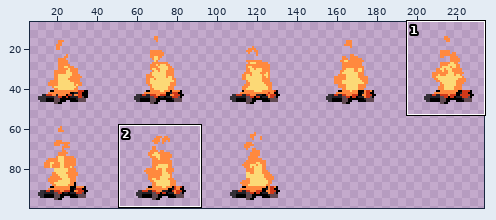
File history of a sprite sheet, Game/textures/map_props/bonfire/bonfire.png. The picture above shows the old version from afar; the outline marks the close-up.
Close-up. Earlier state:
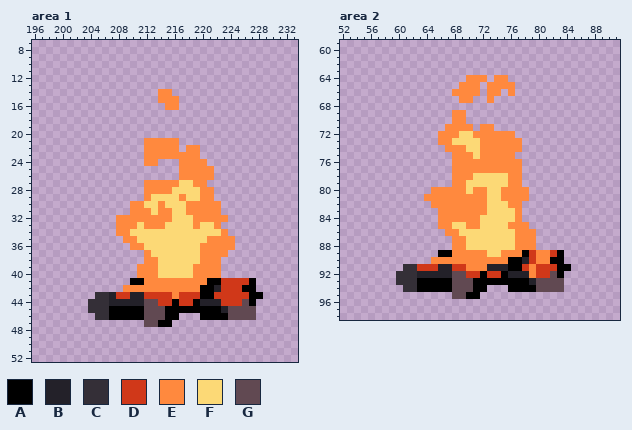
The file is 256x128 pixels. Shown: area 1: x 196..233, y 7..52; area 2: x 52..91, y 59..98. The wide view leaves out empty margins.
Palette (. is transparent): A #000000  B #232129  C #342f37  D #d03819  E #ff893e  F #fcd976  G #614952
Pixels before, area 1, first column x 204:
14 ..........EE.............
15 ..........EEE............
16 ...........EE............
17 .........................
18 .........................
19 .........................
20 .........................
21 ........EEEEE............
22 ........EEEEE.EE.........
23 ........EEEEEEEE.........
24 ........EE...EEEE........
25 .............EEEEE.......
26 .............EEEEE.......
27 ........EEEEEFFEE........
28 ........EEEEFFFFEE.......
29 ........EFFFFEFFEE.......
30 ......EEFFEFFFEEEEE......
31 ......EEEFEEFFEEEEE......
32 ....EEEEEEEEFFFEEEEE.....
33 ....EEEFEEEFFFFEFFE......
34 ....EEFFFFFFFFFFFFFE.....
35 .....EEFFFFFFFFFFEEEE....
36 ......EEFFFFFFFFEEEEE....
37 ........EFFFFFFFEEEE.....
38 ........EEFFFFFFEEE......
39 .......EEEFFFFFEEEE......
40 .......EEEFFFFFEEEE......
41 ......AAEEEEEEEEEAADDDDA.
42 .....EEEEEEEEEEEAABDDDAA.
43 .CCBDDBBDDDDEDDDAADDDDDAA
44 CCCBBBBBGGDDADDABBBDDDGA.
45 CCCAAAAAGGGAAAAAAAABGGGG.
46 .CCAAAAAGGGAA...AAAAGGGG.
47 ........GGAA.............
Pixels before, area 2, first column x 60:
64 ..........EEE.EE.........
65 .........EEE.EEEE........
66 ........EEEE.EE.E........
67 .........EE..E...........
68 .........................
69 ........EE...............
70 ........EE...............
71 .......EEEE.EE...........
72 ......EEEFFEEEEEE........
73 ......EEFFFFEEEEEE.......
74 .......EEEFFEEEEEE.......
75 ........EEEFEEEEE........
76 ........EEEEEEEEEE.......
77 ........EEEEEEEEEE.......
78 ........EEEFFFFFEE.......
79 ........EEFFFFFFEE.......
80 .....EEEEEFEEFFEEEE......
81 ....EEEEEEEEEFFEEEE......
82 .....EEEEEEEEFFFEE.......
83 ......EEEEEEEFFFFE.......
84 ......EEEEEEFFFFFE.......
85 ......EEFFEEFFFFEEE......
86 .......EEFFFFFFFFEEE.....
87 ........EEFFFFFFFEEE.....
88 ........EEFFFFFFFEEE.....
89 ......AAEEEEEFFEEEADEEDA.
90 .....EEEEEEEEEEEAABDEEAA.
91 .CCDDDBBDDEEEBBBAADEDDDAA
92 CCCBBBBBGGDDADDABBBEDDGA.
93 CCCAAAAAGGGAAAAAAAABGGGG.
94 .CCAAAAAGGGAA...AAAAGGGG.
95 ........GGAA.............
The result:
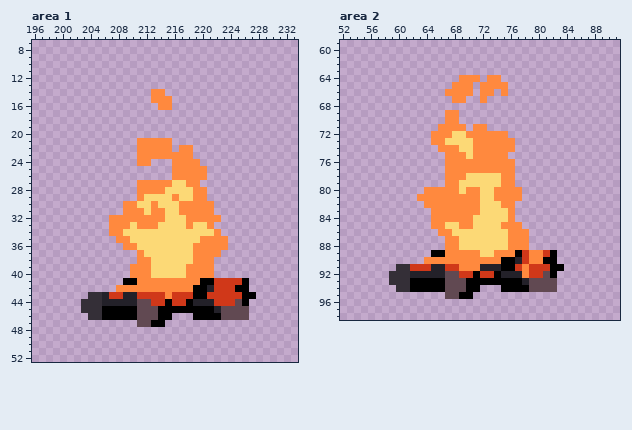
Change:
Area 1:
y 14: x 213 . -> E; x 215 E -> .
y 15: x 213 . -> E; x 216 E -> .
y 16: x 214 . -> E; x 216 E -> .
y 21: x 211 . -> E; x 216 E -> .
y 22: x 211 . -> E; x 216..217 E. -> .E; x 219 E -> .
y 23: x 211 . -> E; x 219 E -> .
y 24: x 211 . -> E; x 213 E -> .; x 216 . -> E; x 220 E -> .
y 25..26: x 216 . -> E; x 221 E -> .
y 27: x 211 . -> E; x 216 E -> F; x 218 F -> E; x 220 E -> .
y 28: x 211 . -> E; x 215 E -> F; x 219 F -> E; x 221 E -> .
y 29: x 211..212 .E -> EF; x 216..217 FE -> EF; x 219 F -> E; x 221 E -> .
y 30: x 209 . -> E; x 211 E -> F; x 213..214 FE -> EF; x 217 F -> E; x 222 E -> .
y 31: x 209 . -> E; x 212..213 EF -> FE; x 215 E -> F; x 217 F -> E; x 222 E -> .
y 32: x 207 . -> E; x 215 E -> F; x 218 F -> E; x 223 E -> .
y 33: x 207 . -> E; x 210..211 EF -> FE; x 214 E -> F; x 218..219 FE -> EF; x 221..222 FE -> E.
y 34: x 207 . -> E; x 209 E -> F; x 222..223 FE -> E.
y 35: x 208 . -> E; x 210 E -> F; x 220 F -> E; x 224 E -> .
y 36: x 209 . -> E; x 211 E -> F; x 219 F -> E; x 224 E -> .
y 37: x 211..212 .E -> EF; x 219 F -> E; x 223 E -> .
y 38: x 211 . -> E; x 213 E -> F; x 219 F -> E; x 222 E -> .
y 39..40: x 210 . -> E; x 213 E -> F; x 218 F -> E; x 222 E -> .
y 41: x 209 . -> A; x 211 A -> E; x 220 E -> A; x 222 A -> D; x 226..227 DA -> A.
y 42: x 208 . -> E; x 219 E -> A; x 221..222 AB -> BD; x 225 D -> A; x 227 A -> .
y 43: x 204 . -> C; x 206..207 CB -> BD; x 209 D -> B; x 211 B -> D; x 215..216 DE -> ED; x 219 D -> A; x 221 A -> D; x 226 D -> A; x 228 A -> .
y 44: x 203 . -> C; x 206 C -> B; x 211 B -> G; x 213 G -> D; x 215..216 DA -> AD; x 218..219 DA -> AB; x 222 B -> D; x 225..227 DGA -> GA.
y 45: x 203 . -> C; x 206 C -> A; x 211 A -> G; x 214 G -> A; x 222..223 AB -> BG; x 227 G -> .
y 46: x 204 . -> C; x 206 C -> A; x 211 A -> G; x 214 G -> A; x 216 A -> .; x 219 . -> A; x 223 A -> G; x 227 G -> .
y 47: x 211 . -> G; x 213 G -> A; x 215 A -> .
Area 2:
y 64: x 69 . -> E; x 72..73 E. -> .E; x 75 E -> .
y 65: x 68 . -> E; x 71..72 E. -> .E; x 76 E -> .
y 66: x 67 . -> E; x 71..72 E. -> .E; x 74..76 E.E -> .E.
y 67: x 68 . -> E; x 70 E -> .; x 72..73 .E -> E.
y 69..70: x 67 . -> E; x 69 E -> .
y 71: x 66 . -> E; x 70..71 E. -> .E; x 73 E -> .
y 72: x 65 . -> E; x 68 E -> F; x 70 F -> E; x 76 E -> .
y 73: x 65 . -> E; x 67 E -> F; x 71 F -> E; x 77 E -> .
y 74: x 66 . -> E; x 69 E -> F; x 71 F -> E; x 77 E -> .
y 75: x 67 . -> E; x 70..71 EF -> FE; x 76 E -> .
y 76..77: x 67 . -> E; x 77 E -> .
y 78: x 67 . -> E; x 70 E -> F; x 75 F -> E; x 77 E -> .
y 79: x 67 . -> E; x 69 E -> F; x 75 F -> E; x 77 E -> .
y 80: x 64 . -> E; x 69..70 EF -> FE; x 72 E -> F; x 74 F -> E; x 78 E -> .
y 81: x 63 . -> E; x 72 E -> F; x 74 F -> E; x 78 E -> .
y 82: x 64 . -> E; x 72 E -> F; x 75 F -> E; x 77 E -> .
y 83: x 65 . -> E; x 72 E -> F; x 76..77 FE -> E.
y 84: x 65 . -> E; x 71 E -> F; x 76..77 FE -> E.
y 85: x 65 . -> E; x 67 E -> F; x 69 F -> E; x 71 E -> F; x 75 F -> E; x 78 E -> .
y 86: x 66 . -> E; x 68 E -> F; x 76 F -> E; x 79 E -> .
y 87..88: x 67 . -> E; x 69 E -> F; x 76 F -> E; x 79 E -> .
y 89: x 65 . -> A; x 67 A -> E; x 72 E -> F; x 74 F -> E; x 77..79 EAD -> ADE; x 81..83 EDA -> DA.
y 90: x 64 . -> E; x 75 E -> A; x 77..79 ABD -> BDE; x 81 E -> A; x 83 A -> .
y 91: x 60 . -> C; x 62 C -> D; x 65 D -> B; x 67 B -> D; x 69 D -> E; x 72 E -> B; x 75 B -> A; x 77..79 ADE -> DED; x 82 D -> A; x 84 A -> .
y 92: x 59 . -> C; x 62 C -> B; x 67 B -> G; x 69 G -> D; x 71..72 DA -> AD; x 74..75 DA -> AB; x 78..79 BE -> ED; x 81..83 DGA -> GA.
y 93: x 59 . -> C; x 62 C -> A; x 67 A -> G; x 70 G -> A; x 78..79 AB -> BG; x 83 G -> .
y 94: x 60 . -> C; x 62 C -> A; x 67 A -> G; x 70 G -> A; x 72 A -> .; x 75 . -> A; x 79 A -> G; x 83 G -> .
y 95: x 67 . -> G; x 69 G -> A; x 71 A -> .
Changed places in both close-ups, as pixel boxes (x1, y1, x2, y2):
changed: (81, 89, 263, 327)
changed: (389, 75, 571, 299)
